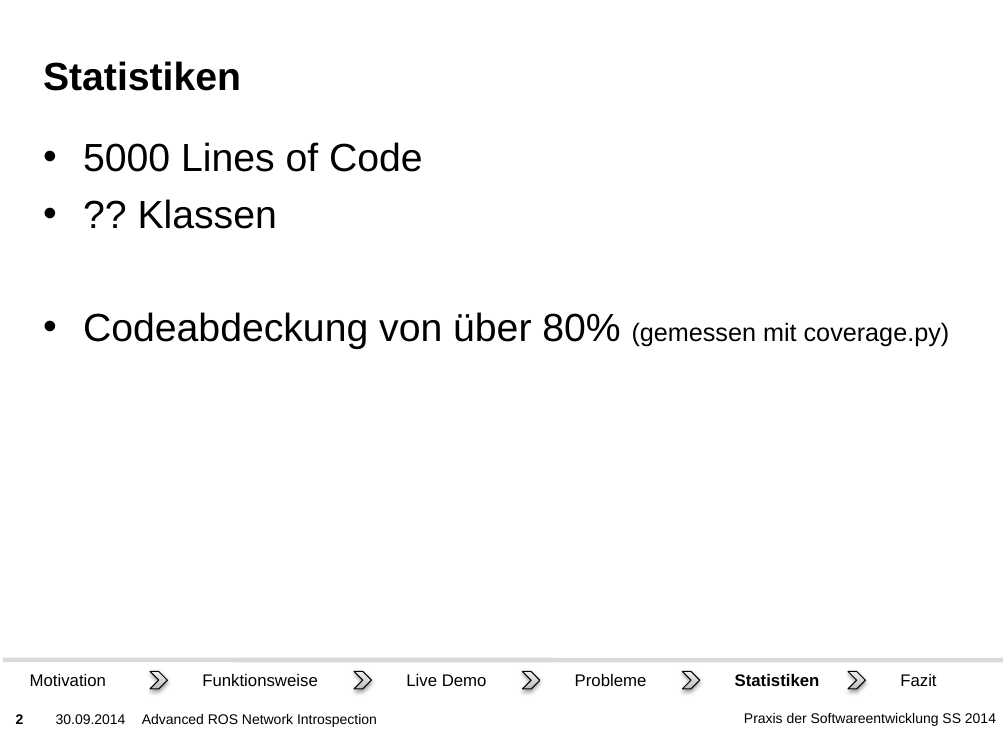
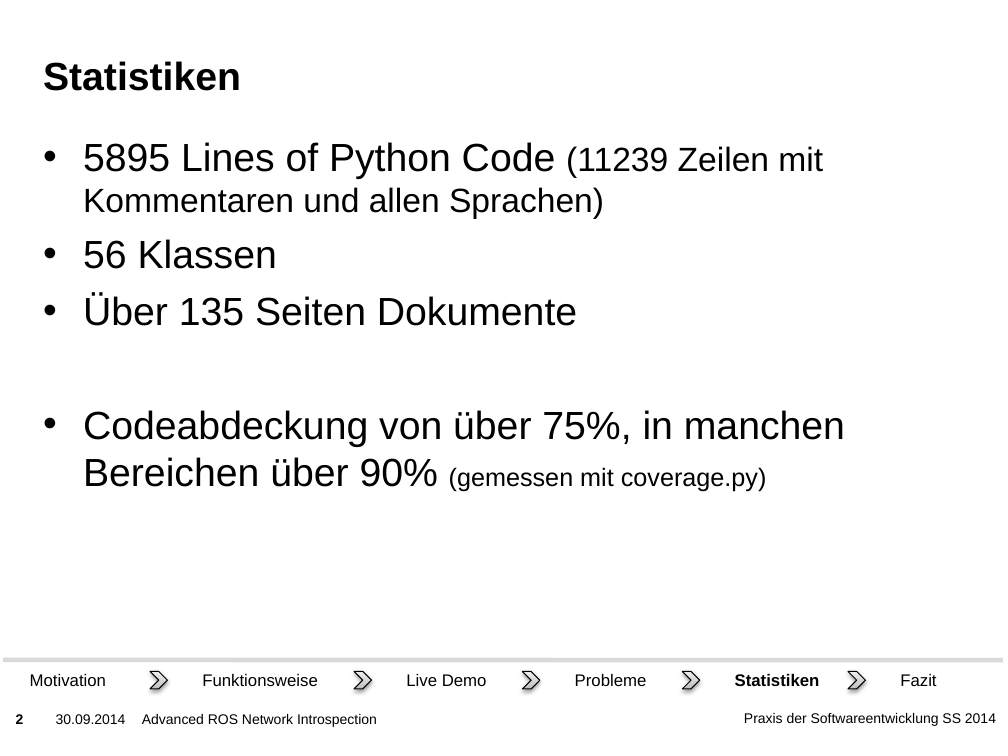
Before and after one commit to ROS-PSE/Documents, a slide deck: slide 2 of Präsentation/Abschluss.pptx. Drawn at 1008x756 pixels with LibreOffice and Linux fonts; fonts in the diff are those of the drawing; background and template pictures are left out. Boxes give left, top, right and bottom in pixels: in the first picture for what was removed or moved away, otherwise in the second. Text is boxed around its words. In the diff, an @@ line names an element or a change of style, - is before the commit and + after.

```diff
--- a/Präsentation/Abschluss.pptx
+++ b/Präsentation/Abschluss.pptx
@@ text at (83, 142, 845, 491): text changed @@
-• 5000 Lines of Code
-• ?? Klassen
-• Codeabdeckung von über 80% (gemessen mit coverage.py)
+• 5895 Lines of Python Code (11239 Zeilen mit Kommentaren und allen Sprachen)
+• 56 Klassen
+• Über 135 Seiten Dokumente
+• Codeabdeckung von über 75%, in manchen Bereichen über 90% (gemessen mit coverage.py)
```
Also in this commit, not shown: 4 other slides changed, 1 slide added.
